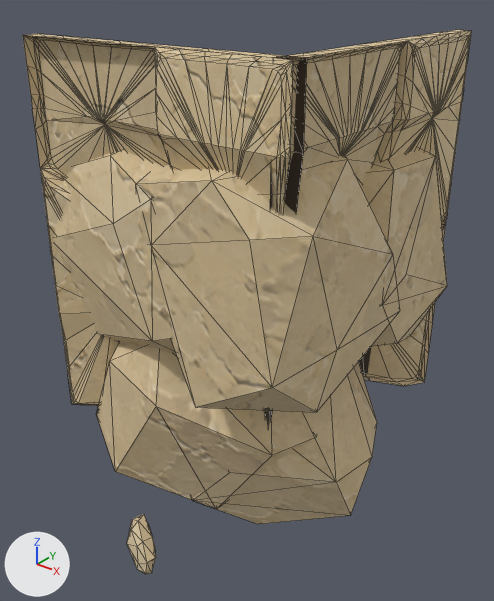
Renders of the glTF model assets/custom/models/ground_modules/ground_bottom_square_corner_07.glb from each side of a commit.
Camera for both pictures: a camera (50 mm lens) standing at (1.92, -1.31, 1.18) and looking at (0.48, 0.49, 0.07). The lights are fixed; the arrows at lower left show +X, +Y and +Z. The first picture is the older version. Mesh edges are drawn as thin lines. Vertices at exactly the same position are counted once.

The first picture shows 'GroundBottomSquareCorner07_Body'.
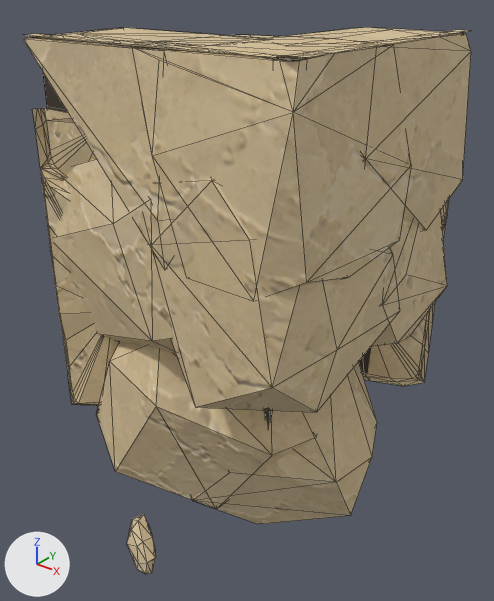
Changed parts and their boxes (x1, y1, x2, y2) in the pictures (494 x 601 px):
'GroundBottomSquareCorner07_Body', reshaped: before (23, 30, 471, 574); after (23, 27, 471, 574)
part 1 of me_groundbottomsquarecorner07_bodymesh, added (beige): after (133, 35, 411, 294)
part 2 of me_groundbottomsquarecorner07_bodymesh, added (brown): after (285, 27, 471, 231)
part 3 of me_groundbottomsquarecorner07_bodymesh, built on: before (23, 31, 471, 194); after (23, 28, 253, 270)

The change in detail:
me_groundbottomsquarecorner07_bodymesh is used by ob_groundbottomsquarecorner07_body; location (0.0, 0.0, 0.0).
me_groundbottomsquarecorner07_bodymesh had 1023 vertices, 1942 faces and spanned x 0.0..1.04, y -0.04..1.0, z -0.98..1.0.
me_groundbottomsquarecorner07_bodymesh now has 931 vertices, 1670 faces and spans x 0.0..1.04, y -0.04..1.0, z -0.98..1.0.
me_groundbottomsquarecorner07_bodymesh part 1: a new loose piece of 26 vertices spanning x 0.37..1.04, y -0.04..0.58, z 0.4..1.0, in mat_sandstone_plate_15_002.
me_groundbottomsquarecorner07_bodymesh part 2: a new loose piece of 22 vertices spanning x 0.52..1.04, y 0.23..1.0, z 0.4..1.0, in mat_sandstone_plate_15_002.
Part 3, on me_groundbottomsquarecorner07_bodymesh:
163 vertices are removed from x 0.0..1.01, y -0.01..1.0, z 0.79..1.0.
467 faces are deleted.
12 vertices move within x 0.28..1.01, y -0.01..0.8, z 0.78.
23 vertices are added at x 0.0..0.74, y -0.04..0.47, z 0.4..1.0.
8 new faces join them, mat_sandstone_plate_2_006.
16 new faces join them, mat_sandstone_plate_3_006.
14 new faces join them, mat_sandstone_plate_4_006.
16 new faces join them, mat_sandstone_plate_7_006.
9 new faces join them, mat_sandstone_plate_8_006.
44 new faces join them, mat_sandstone_plate_15_002.
Other edits to the shape of me_groundbottomsquarecorner07_bodymesh do not show in these pictures.
